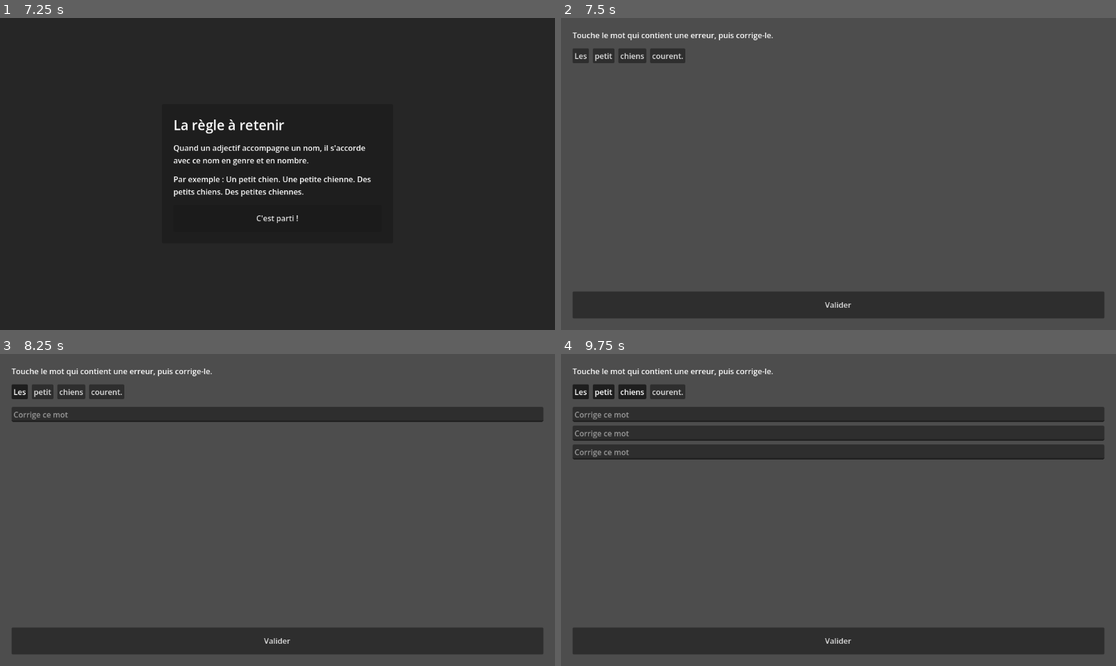
Above: before the commit, frames 1-4 (two rows, left to right).
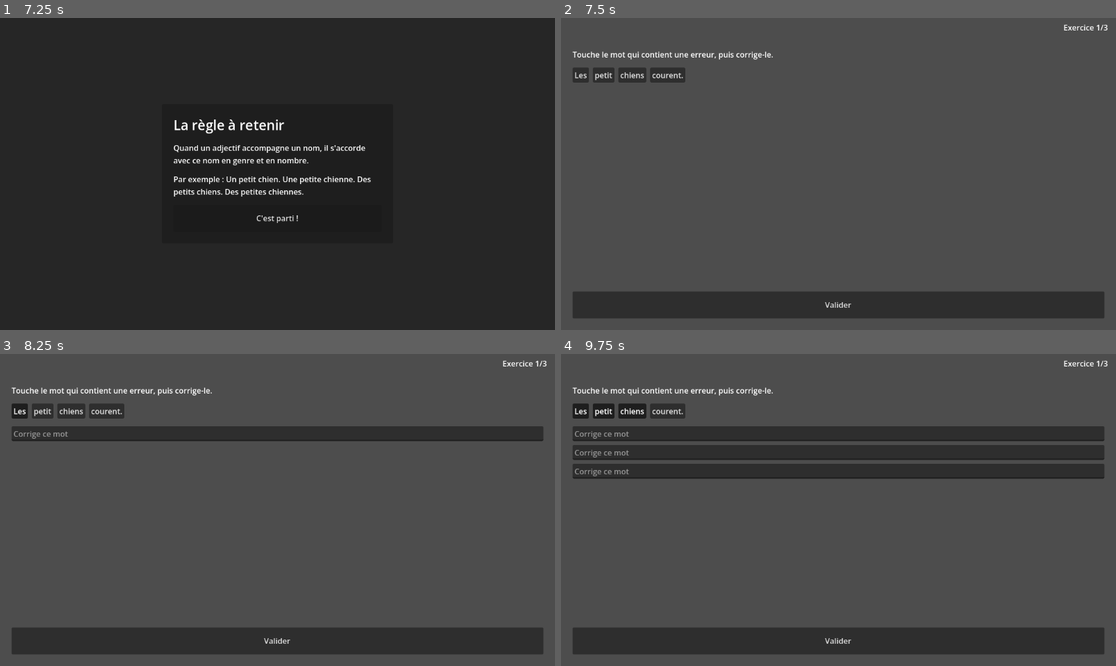
Above: after the commit, the same moments.

Repository: deunix-educ/aventuriers-des-mots
Game: Godot game, scene res://scenes/boot/boot.tscn
Same seed, same stepped clock (60 frames per second), same inputs: the game is played once before the commit and once after it.
Inputs (mouse positions are in pixels of both pictures, inside the frame that each line leads up to):
- Up to frame 1 (7.25 s): click "Nouveau profil" at 0.5 s; click (277, 92) at 1.27 s; type "Alex" at 1.35 s; click "CE1" at 2 s; click "CE2" at 2.75 s; click "Commencer l'aventure" at 3.5 s; click "Le pré des petits mots À déco…" at 4.25 s; click "Retour à la carte" at 5 s; click "Le pont des phrases À découvr…" at 5.75 s; click "Commencer la mission" at 6.5 s
- Up to frame 2 (7.5 s): click "C'est parti !" at 7.25 s
- Up to frame 3 (8.25 s): click "Les" at 8 s
- Up to frame 4 (9.75 s): click "petit" at 8.75 s; click "chiens" at 9.5 s

Frame 1 is identical in both runs. In frame 2, 2.1% of the frame differs, in the area x 2-99%, y 2-21%; in frame 3, 10%; in frame 4, 11%, in the area x 2-99%, y 2-40%.

Commit message:
Show "Exercise N/3" so repeated content doesn't look like a freeze
Manual report: after "Bravo!", clicking Continue seemed to do
nothing. An automated test proved the mission does advance (a new
exercise instance loads, completed_count increments) -- but
mission_02_pont_des_phrases has exactly one sentence_correction
exercise in the data right now, so the "next" exercise is the
identical sentence the child just solved. Nothing was broken; there
was just no visible signal that progress happened.

Added a persistent progress label at the top of exercise_host,
updated on every exercise load. Doesn't address the underlying
content-volume gap (still tracked in decisions.md point 14), but
makes the repetition legible instead of indistinguishable from a
stall.

Rebuilt both exports.

Co-Authored-By: Claude Sonnet 5 <noreply@anthropic.com>

Diff:
--- a/data/localization/fr.json
+++ b/data/localization/fr.json
@@ -30,6 +30,7 @@
   "exercise_host.validate_button": "Valider",
   "exercise_host.continue_button": "Continuer",
   "exercise_host.finish_mission_button": "Terminer la mission",
+  "exercise_host.progress_label": "Exercice",
   "feedback_panel.correct_title": "Bravo !",
   "feedback_panel.incorrect_title": "Pas tout à fait",
   "feedback_panel.hint_label": "Indice :",
--- a/scenes/exercises/exercise_host.gd
+++ b/scenes/exercises/exercise_host.gd
@@ -26,6 +26,7 @@
 
 @onready var _exercise_container: Control = %ExerciseContainer
 @onready var _overlay_container: Control = %OverlayContainer
+@onready var _progress_label: Label = %ProgressLabel
 
 
 ## Accesseurs reserves aux tests d'integration (scenes/exercises/
@@ -67,6 +68,7 @@
         _mission, _last_exercise_id, _current_difficulty
     )
     _attempt_number = 1
+    _update_progress_label()
 
     if _current_exercise_scene != null:
         _current_exercise_scene.queue_free()
@@ -76,6 +78,15 @@
     _exercise_container.add_child(_current_exercise_scene)
     _current_exercise_scene.load_exercise(_current_exercise)
     _connect_answer_signal()
+
+
+## Un contenu encore peu nombreux (voir docs/specs/decisions.md, point 14)
+## peut faire redonner le meme exercice d'une mission a l'autre tentative :
+## sans ce repere, ca ressemble a un blocage plutot qu'a une progression.
+func _update_progress_label() -> void:
+    _progress_label.text = "%s %d/%d" % [
+        UIText.get_text("exercise_host.progress_label"), _completed_count + 1, MISSION_LENGTH
+    ]
 
 
 func _connect_answer_signal() -> void:
--- a/scenes/exercises/exercise_host.tscn
+++ b/scenes/exercises/exercise_host.tscn
@@ -11,12 +11,27 @@
 grow_vertical = 2
 script = ExtResource("1")
 
+[node name="HeaderBar" type="MarginContainer" parent="."]
+layout_mode = 1
+anchor_right = 1.0
+offset_bottom = 40.0
+grow_horizontal = 2
+theme_override_constants/margin_left = 16
+theme_override_constants/margin_top = 8
+theme_override_constants/margin_right = 16
+theme_override_constants/margin_bottom = 8
+
+[node name="ProgressLabel" type="Label" parent="HeaderBar"]
+unique_name_in_owner = true
+layout_mode = 2
+horizontal_alignment = 2
+
 [node name="ExerciseContainer" type="Control" parent="."]
 unique_name_in_owner = true
 layout_mode = 1
-anchors_preset = 15
 anchor_right = 1.0
 anchor_bottom = 1.0
+offset_top = 40.0
 grow_horizontal = 2
 grow_vertical = 2
 
--- a/tests/exercises/test_exercise_host_sentence_correction.gd
+++ b/tests/exercises/test_exercise_host_sentence_correction.gd
@@ -58,3 +58,24 @@
 
     var skill_state := ProgressManager.get_skill_state("accord_groupe_nominal")
     assert_eq(skill_state["recent_results"], [true])
+
+    # "Bravo pas de suite ici ?" : cliquer sur Continuer doit faire avancer
+    # la mission (deuxieme exercice charge), pas rester bloque sur le meme
+    # panneau.
+    var old_exercise_scene: Control = exercise_scene
+    feedback.get_node("%ContinueButton").pressed.emit()
+    await wait_process_frames(1)
+
+    assert_eq(host.get_completed_count(), 1, "le premier exercice doit compter comme termine")
+    assert_eq(overlay.get_child_count(), 0, "le panneau de retour doit disparaitre")
+
+    var new_exercise_scene: Control = host.get_node("%ExerciseContainer").get_child(0)
+    assert_ne(
+        new_exercise_scene,
+        old_exercise_scene,
+        "une nouvelle instance d'exercice doit remplacer la precedente",
+    )
+    assert_eq(host.get_attempt_number(), 1, "le nouvel exercice repart a la premiere tentative")
+
+    var progress_label: Label = host.get_node("%ProgressLabel")
+    assert_string_contains(progress_label.text, "2/3")
Not shown, changed: docs/specs/decisions.md
